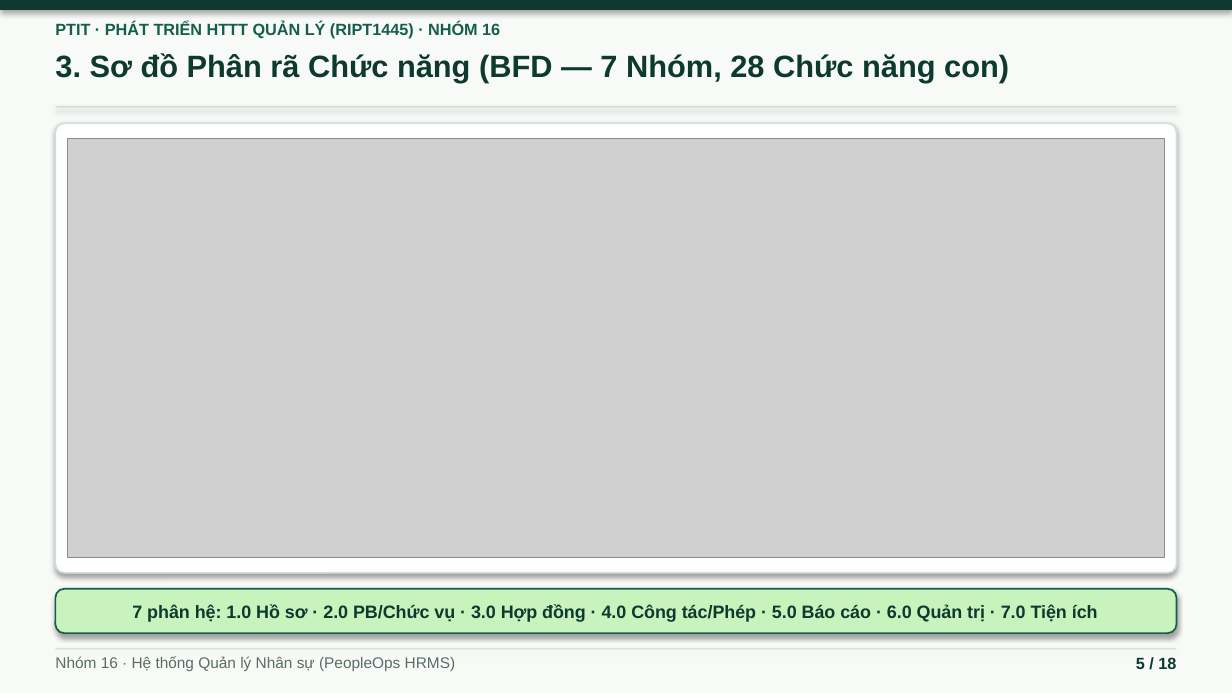
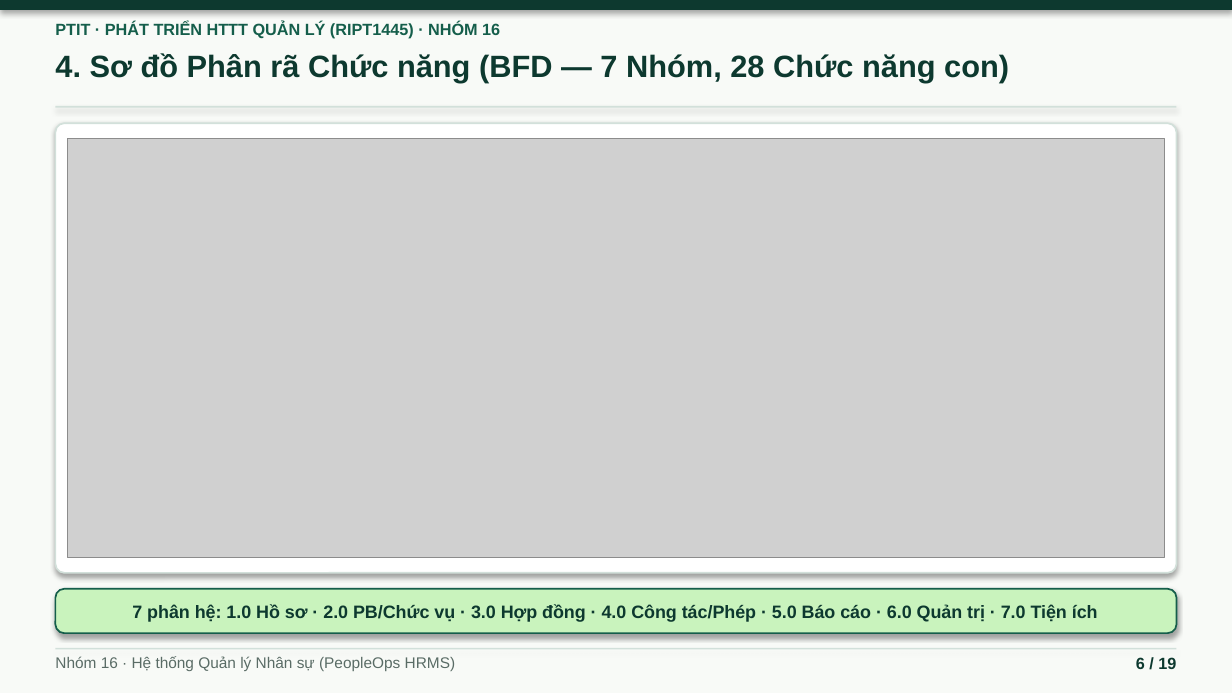
Before and after one commit to ninhduo263/human-resource-management-system, a slide deck: slide 6 of bao-cao/BAO_CAO_HTTTQL_Nhom16.pptx (slide 5 before the commit). Drawn at 1232x693 pixels with LibreOffice and Linux fonts; fonts in the diff are those of the drawing; grey boxes stand for pictures. Boxes give left, top, right and bottom in pixels: in the first picture for what was removed or moved away, otherwise in the second. Text is boxed around its words. In the diff, an @@ line names an element or a change of style, - is before the commit and + after.

```diff
--- a/bao-cao/BAO_CAO_HTTTQL_Nhom16.pptx
+++ b/bao-cao/BAO_CAO_HTTTQL_Nhom16.pptx
@@ text at (55, 53, 1009, 83): text changed @@
-3. Sơ đồ Phân rã Chức năng (BFD — 7 Nhóm, 28 Chức năng con)
+4. Sơ đồ Phân rã Chức năng (BFD — 7 Nhóm, 28 Chức năng con)
@@ text at (1136, 657, 1176, 669): text changed @@
-5 / 18
+6 / 19
```
Also in this commit, not shown: 15 other slides changed, 1 slide added, 4 other files.
